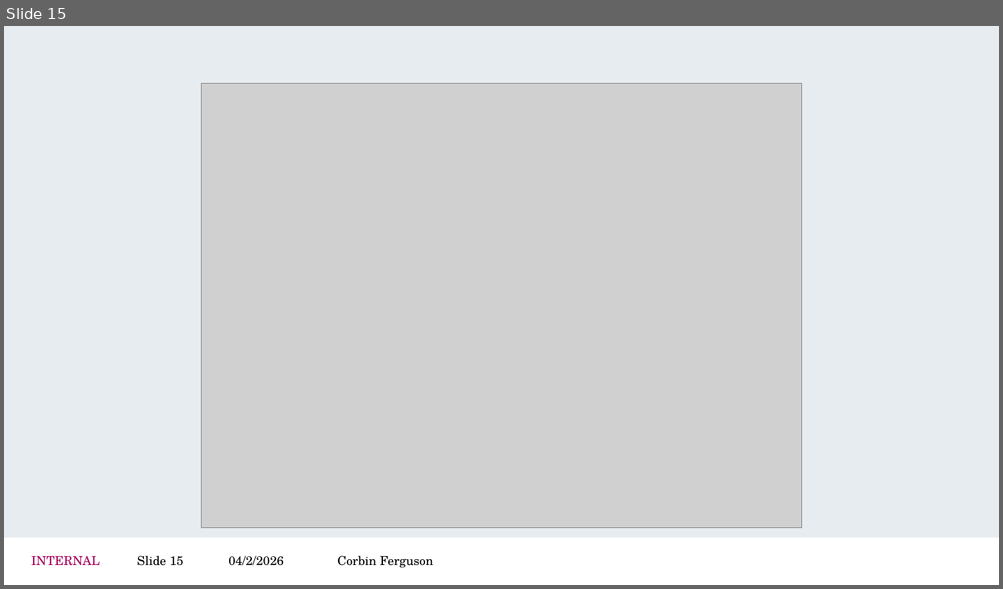
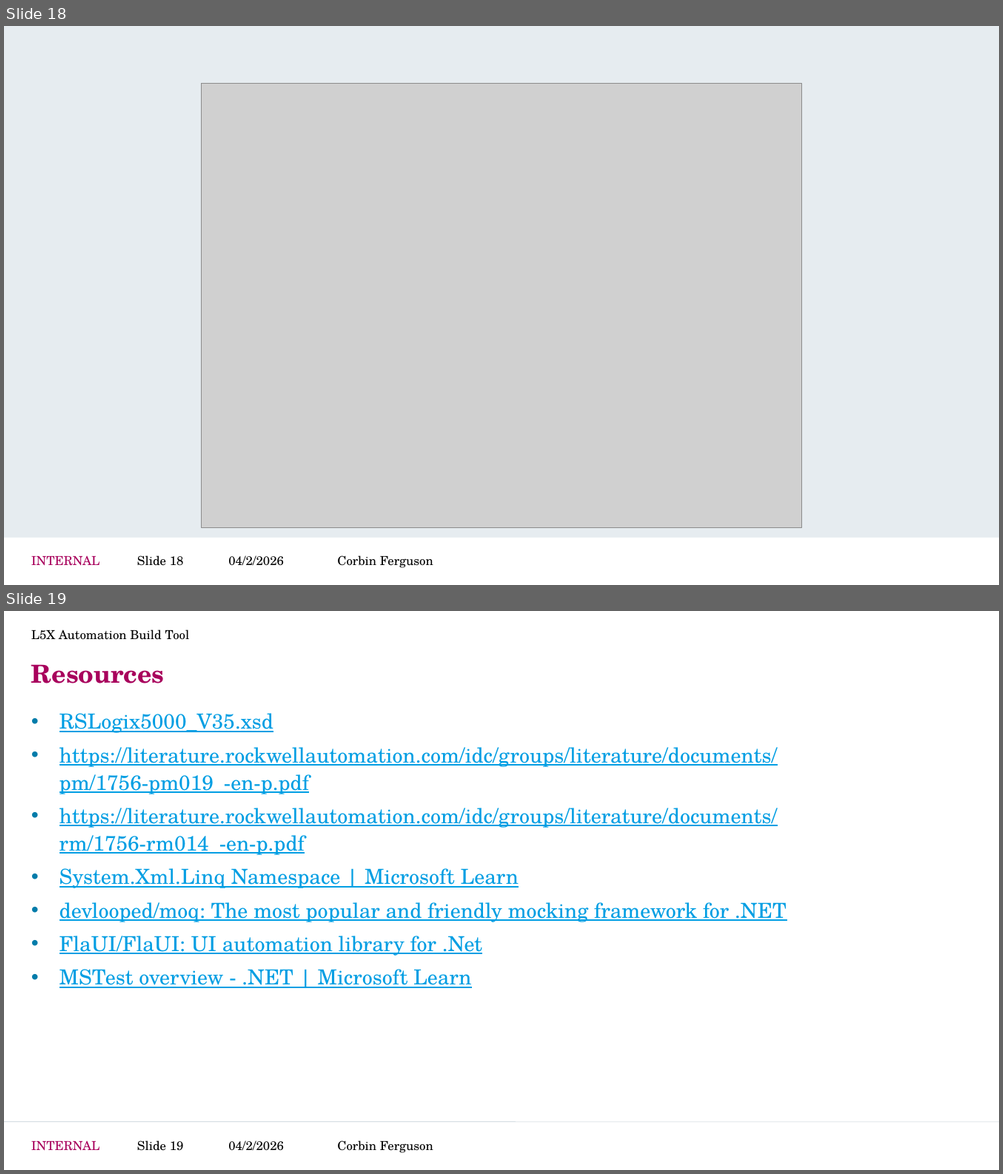
Before and after one commit to CorbinFerguson/ThesisBuildTool, a slide deck: Thesis Writing Documents/Project Development.pptx. Shown one above the other, each under a label of ours: slide 15 before the commit, slides 18 and 19 after it. The pictures are 1003x589 and 1003x1174 pixels, drawn with LibreOffice and Linux fonts; fonts in the diff are those of the drawing; grey boxes stand for pictures; background and template pictures are left out. Boxes give left, top, right and bottom in pixels: in the first picture for what was removed or moved away, otherwise in the second. Text is boxed around its words. In the diff, an @@ line names an element or a change of style, - is before the commit and + after.

```diff
--- a/Thesis Writing Documents/Project Development.pptx
+++ b/Thesis Writing Documents/Project Development.pptx
@@ slide 19 added at bbox=[4, 611, 999, 1170], background #FFFFFF; not listed: 3 template elements that a slide beside it also shows @@
@@ text added at bbox=[31, 629, 190, 640], 12 pt, text #000000 @@
+L5X Automation Build Tool
@@ title added at bbox=[31, 664, 165, 684], 24 pt, text #A8005C, bold @@
+Resources
@@ text added at bbox=[60, 713, 786, 988], 20 pt, text #009EE3, underline @@
+• RSLogix5000_V35.xsd
+• https://literature.rockwellautomation.com/idc/groups/literature/documents/pm/1756-pm019_-en-p.pdf
+• https://literature.rockwellautomation.com/idc/groups/literature/documents/rm/1756-rm014_-en-p.pdf
+• System.Xml.Linq Namespace | Microsoft Learn
+• devlooped/moq: The most popular and friendly mocking framework for .NET
+• FlaUI/FlaUI: UI automation library for .Net
+• MSTest overview - .NET | Microsoft Learn
@@ page number added at bbox=[137, 1141, 184, 1151], 12 pt, text #000000 @@
+Slide 19
@@ text added at bbox=[337, 1141, 433, 1153], 12 pt, text #000000 @@
+Corbin Ferguson
@@ what was slide 15 is now slide 18 @@
@@ page number at bbox=[137, 556, 184, 566]: text changed @@
-Slide 15
+Slide 18
```
Also in this commit, not shown: 9 slides changed, 3 other slides added, 6 other files.
